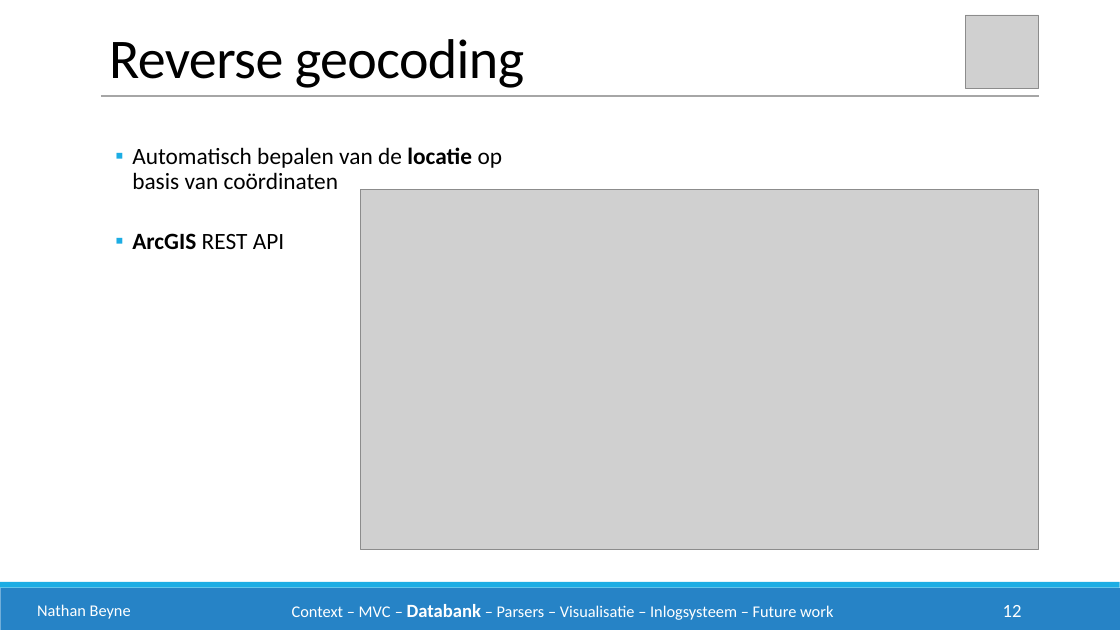
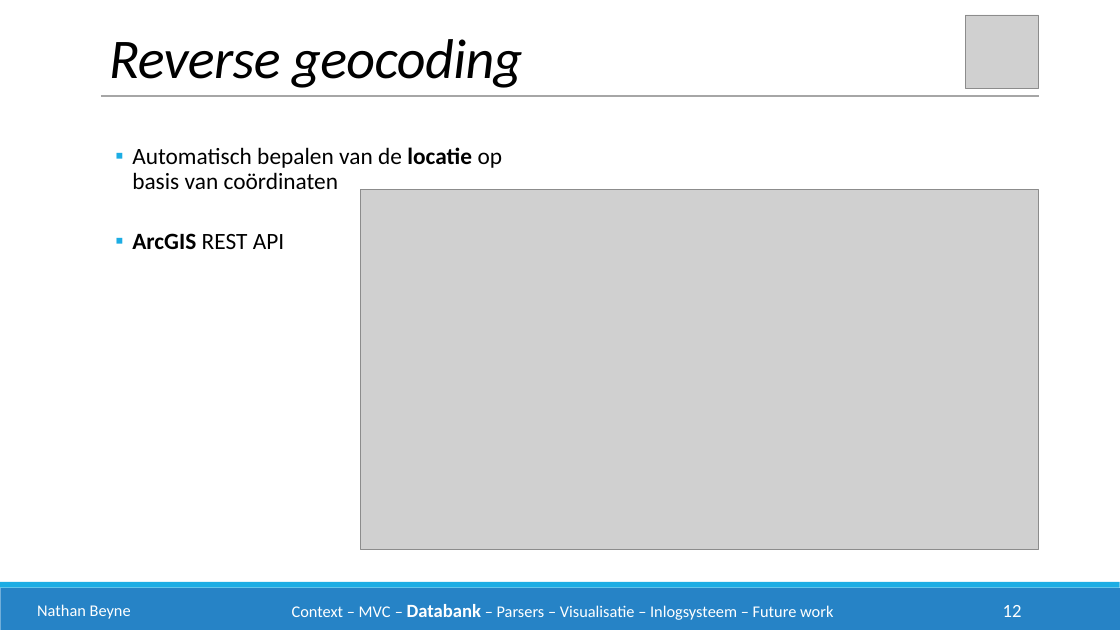
Before and after one commit to philipkukoba/Bachelors-Dissertation-DroneWebApp, a slide deck: slide 12 of documenten/eindpresentatie/drone1.pptx. Drawn at 1120x630 pixels with LibreOffice and Linux fonts; fonts in the diff are those of the drawing; grey boxes stand for pictures. Boxes give left, top, right and bottom in pixels: in the first picture for what was removed or moved away, otherwise in the second. Text is boxed around its words. In the diff, an @@ line names an element or a change of style, - is before the commit and + after.

```diff
--- a/documenten/eindpresentatie/drone1.pptx
+++ b/documenten/eindpresentatie/drone1.pptx
@@ text "Reverse geocoding" at [109,39,522,88]: italic on @@
```
Also in this commit, not shown: 7 other slides changed.
